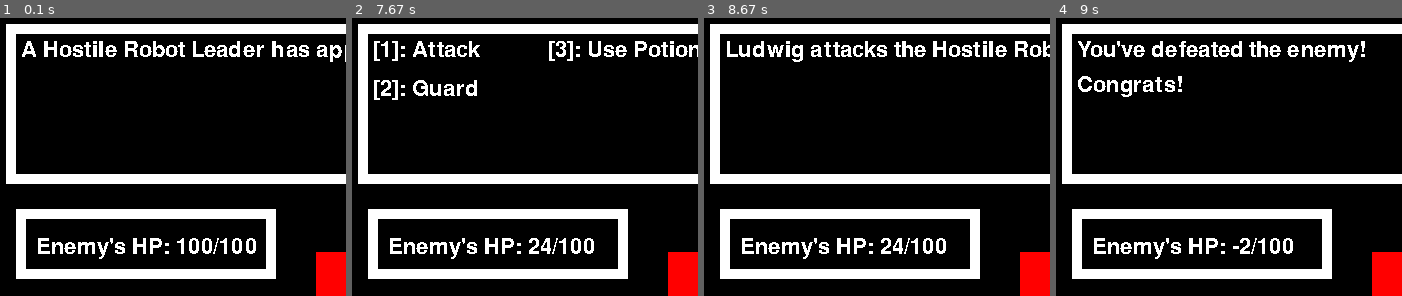
Above: before the commit, frames 1-4 (left to right).
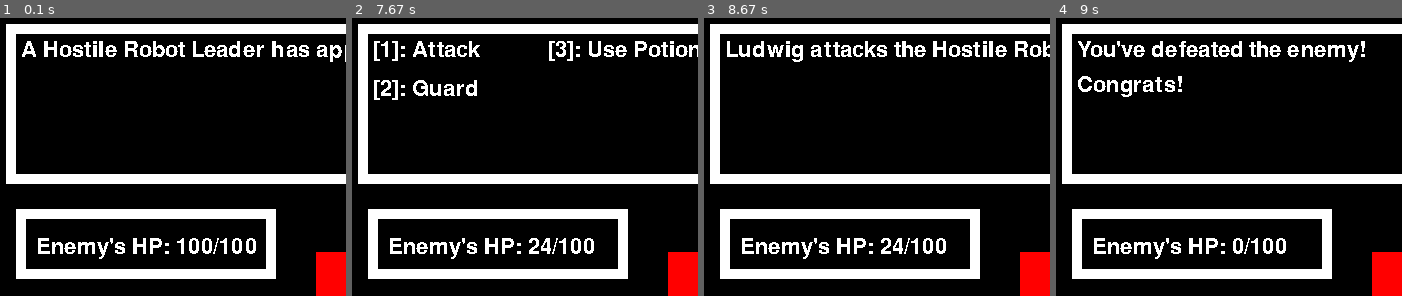
Above: after the commit, the same moments.

Repository: eduardoluis11/final-project-cs50-python
Game: pygame game, started from project.py
The game is run twice, just before and just after one commit, with the same random seed, the same clock (stepped at 60 frames per second) and the same inputs.
Inputs:
- Up to frame 1 (0.1 s): no input
- Up to frame 2 (7.67 s): tap Z at 0.33, 0.73, 1.03, 1.3, 1.6, 2.53, 2.83, 2.97, 3.37, 3.67, 4.77, 5.07, 5.27, 5.57, 6.43, 6.73, 6.93, 7.23 s; hold 1 0.67-1.2 s; tap 1 at 2.13 s; tap 2 at 4.37 s; tap 3 at 6.03 s
- Up to frame 3 (8.67 s): tap 1 at 7.77, 8.6 s
- Up to frame 4 (9 s): tap Z at 8.68 s
The pictures show only the part of the screen within x 0-50%, y 0-50%; the shares and areas given below are measured in that part.

Frames 1-3 are identical in both runs. In frame 4, 0.4% of the frame differs, in the area x 51-69%, y 79-85%.

Commit message:
Rendering 0 HP for Enemy (BUGFIX)
Now the enemy’s HP will be printed as “0” if his HP becomes negative.

Diff:
--- a/project.py
+++ b/project.py
@@ -485,6 +485,16 @@
 However, for the time being, the game works, so I’ll leave it at that for the time being.
 
 First things first: let’s implement the “you win” screen if you win.
+
+If you defeat the enemy, I will do the following:
+1) I will make the enemy’s UI to display “0” instead of negative numbers once you defeat him.
+
+2) I will exit the game by using sys.exit() once you win (or get a game over, for that matter).
+
+3) I will try to display how much damage the player did in the battle message BEFORE showing the victory message. This
+could be done by checking yet another boolean, and by detecting if the player presses “Z” once again in the “if it’s
+the player’s turn” in the “for” loop that detects for events.
+
 """
 
 
@@ -634,14 +644,18 @@
                             # I COULD REFACTOR THIS TO PUT IT ON A FUNCTION OUTSIDE OF main()!
                             enemy.health_points = enemy.health_points - randomly_generated_damage_output
 
+                            # If the enemy gets negative HP, I will change it to "0"
+                            if enemy.health_points < 0:
+                                enemy.health_points = 0
+
                             # I will update the UI that displays the enemy's HP
                             # Surface for the Enemy's HP (Health Points)
                             enemys_hp_surface = game_font.render(f'Enemy\'s HP: {enemy.health_points}/{enemy.total_hp}', False, 'White')
 
 
 
-                            # DEBUG: This tells me how many HP points the enemy has after being attacked
-                            print("Enemy's HP points left: " + str(enemy.health_points))
+                            # # DEBUG: This tells me how many HP points the enemy has after being attacked
+                            # print("Enemy's HP points left: " + str(enemy.health_points))
 
                             # Now, the enemy's turn begins. The player's turn ents
                             is_players_turn = False
